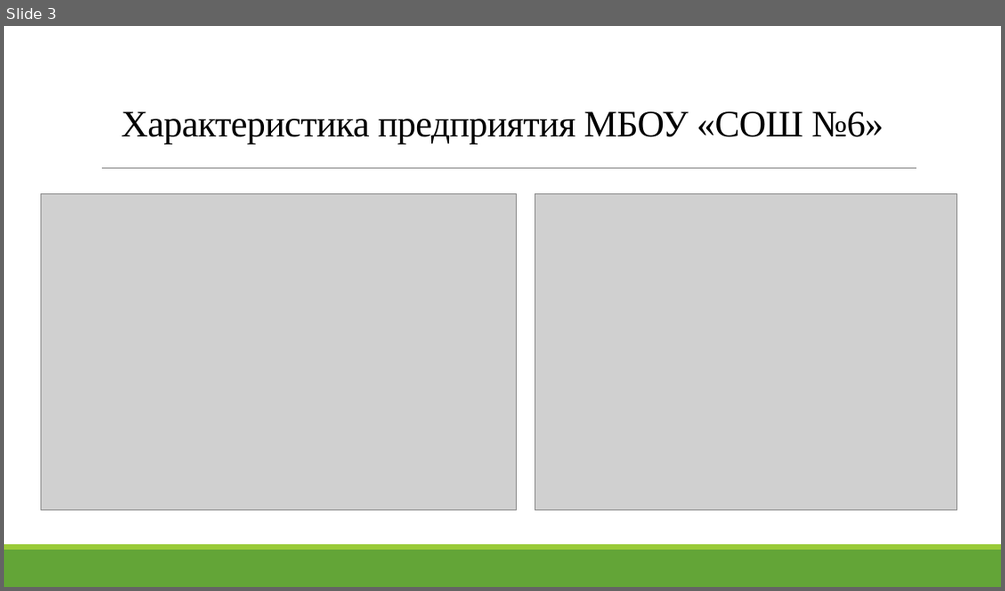
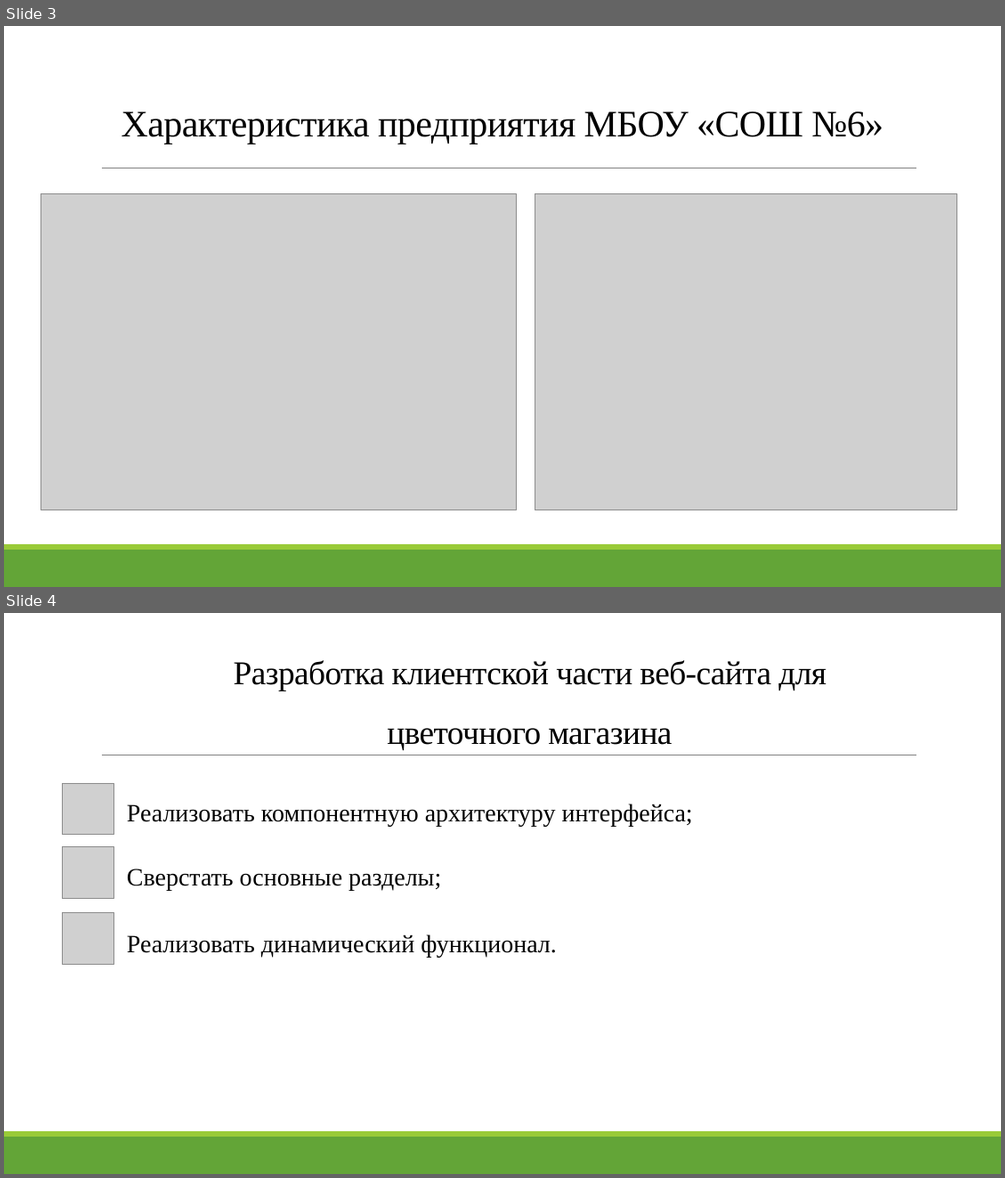
Before and after one commit to lizamlzw/yupk, a slide deck: практика Макарова.pptx. Shown one above the other, each under a label of ours: slide 3 before the commit, slides 3 and 4 after it. The pictures are 1005x591 and 1005x1178 pixels, drawn with LibreOffice and Linux fonts; fonts in the diff are those of the drawing; grey boxes stand for pictures. Boxes give left, top, right and bottom in pixels: in the first picture for what was removed or moved away, otherwise in the second. Text is boxed around its words. In the diff, an @@ line names an element or a change of style, - is before the commit and + after.

```diff
--- a/практика Макарова.pptx
+++ b/практика Макарова.pptx
@@ slide 4 added at [4,613,1001,1174], background #FFFFFF; not listed: 3 template elements that a slide beside it also shows @@
@@ title added at [234,660,826,750], 32 pt, text #000000 @@
+Разработка клиентской части веб-сайта для цветочного магазина
@@ picture added at [63,783,114,835] @@
@@ text added at [127,803,693,826], 24 pt, text #000000 @@
+Реализовать компонентную архитектуру интерфейса;
@@ picture added at [63,847,114,899] @@
@@ text added at [127,868,441,890], 24 pt, text #000000 @@
+Сверстать основные разделы;
@@ picture added at [63,912,114,964] @@
@@ text added at [127,934,557,957], 24 pt, text #000000 @@
+Реализовать динамический функционал.
```
Also in this commit, not shown: 1 slide changed, 7 other slides added, 12 slides removed, 1 other file.
